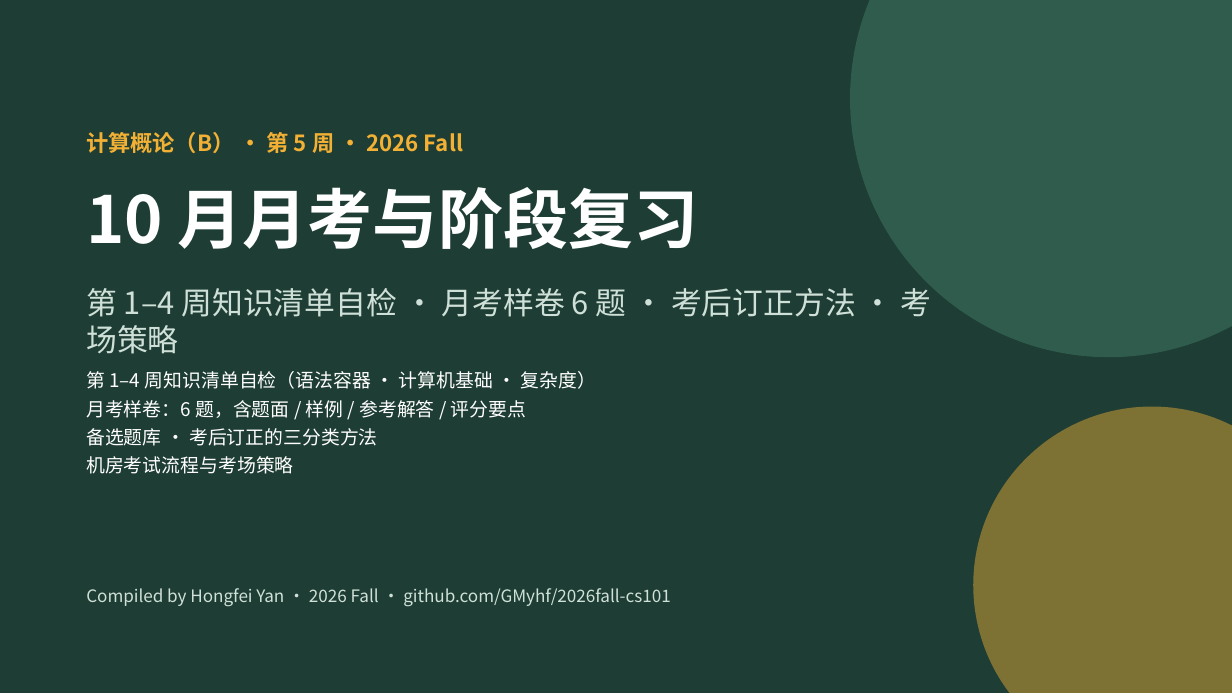
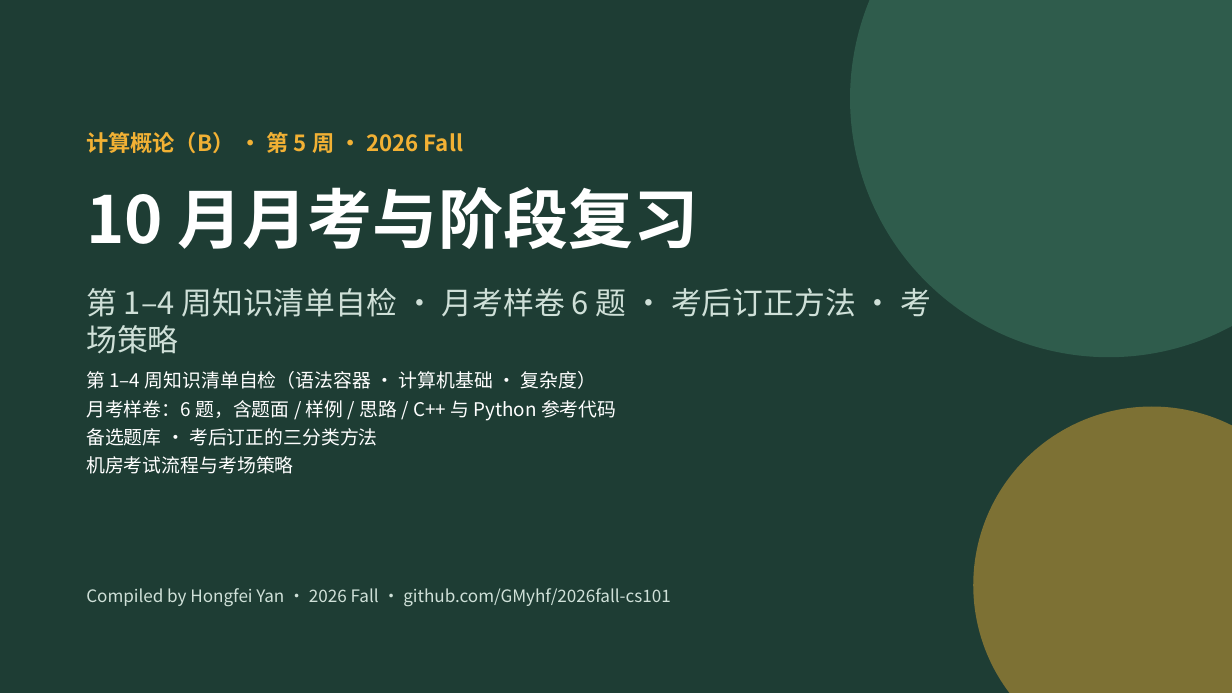
Before and after one commit to GMyhf/2026fall-cs101, a slide deck: slide 1 of courseware/202609_ADS_W05_October_Exam_Review.pptx. Drawn at 1232x693 pixels with LibreOffice and Linux fonts; fonts in the diff are those of the drawing. Boxes give left, top, right and bottom in pixels: in the first picture for what was removed or moved away, otherwise in the second. Text is boxed around its words. In the diff, an @@ line names an element or a change of style, - is before the commit and + after.

```diff
--- a/courseware/202609_ADS_W05_October_Exam_Review.pptx
+++ b/courseware/202609_ADS_W05_October_Exam_Review.pptx
@@ text at [86,400,616,421]: text changed @@
-月考样卷：6 题，含题面 / 样例 / 参考解答 / 评分要点
+月考样卷：6 题，含题面 / 样例 / 思路 / C++ 与 Python 参考代码
```
Also in this commit, not shown: 10 other slides changed, 12 slides added, 6 slides removed, 3 other files.
